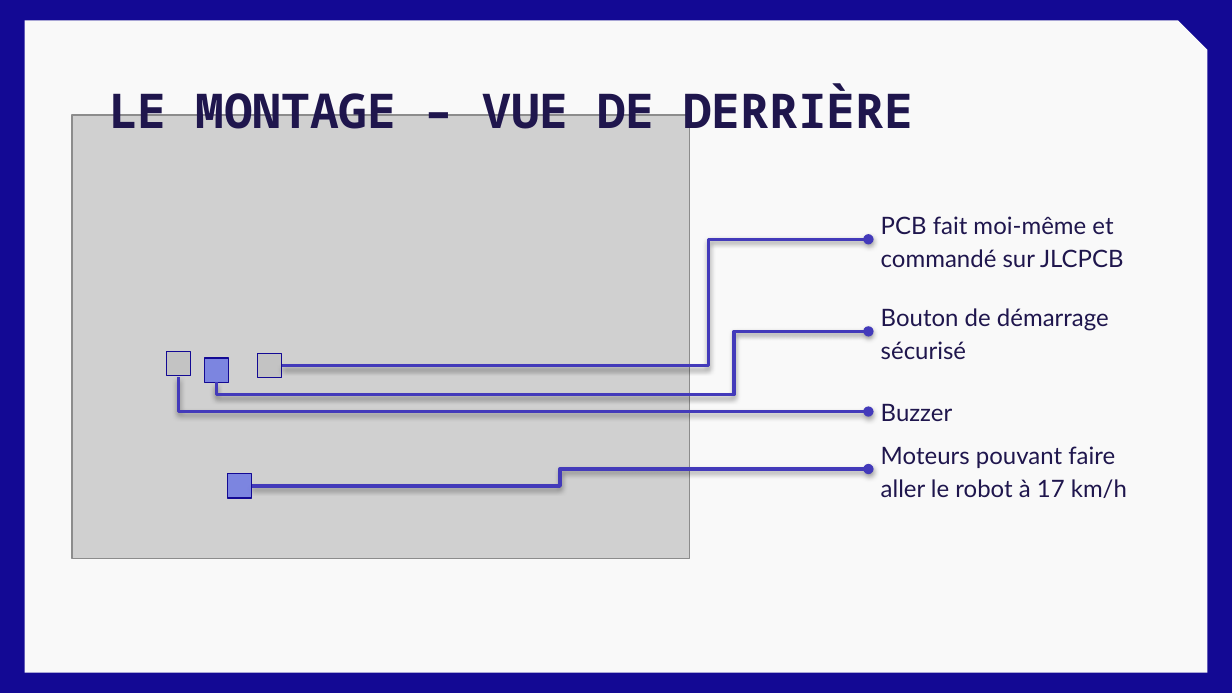
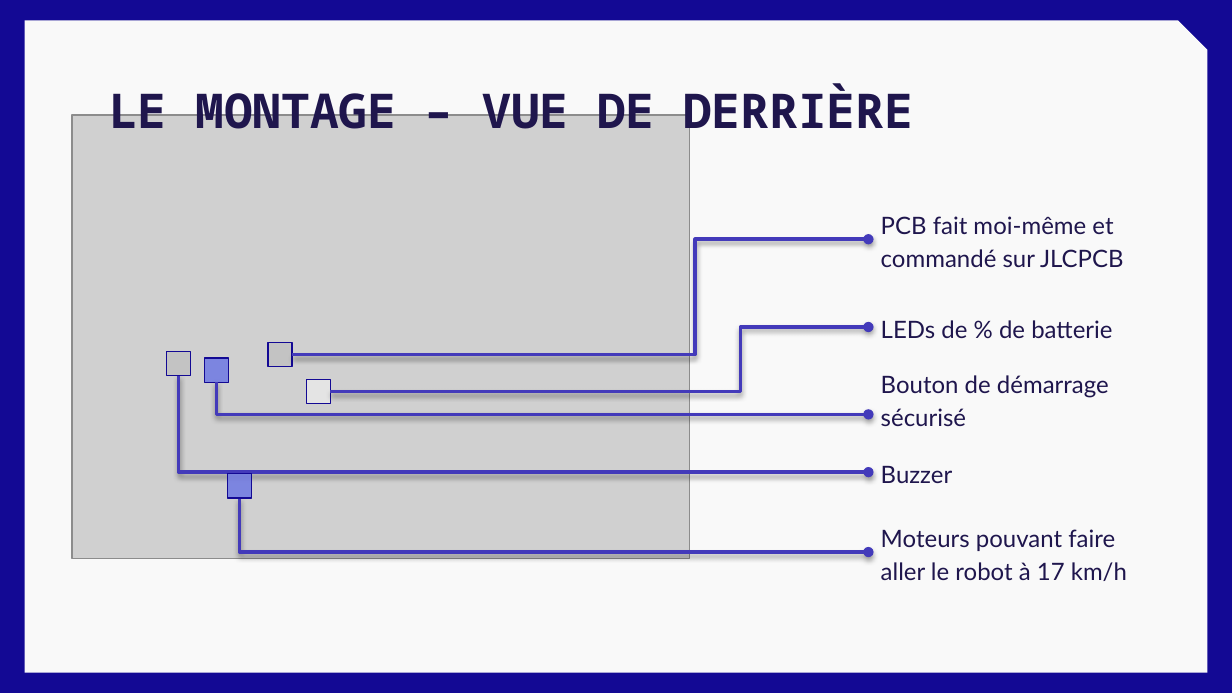
Before and after one commit to bananasmoothii/micromouse, a slide deck: slide 9 of Rendu/Presentation Soutenance.pptx. Drawn at 1232x693 pixels with LibreOffice and Linux fonts; fonts in the diff are those of the drawing; grey boxes stand for pictures; background and template pictures are left out. Boxes give left, top, right and bottom in pixels: in the first picture for what was removed or moved away, otherwise in the second. Text is boxed around its words. In the diff, an @@ line names an element or a change of style, - is before the commit and + after.

```diff
--- a/Rendu/Presentation Soutenance.pptx
+++ b/Rendu/Presentation Soutenance.pptx
@@ elbow arrow moved from (869, 239) - (282, 366) to (869, 239) - (292, 355) @@
@@ elbow arrow added from (330, 392) to (869, 326), #433ABA 2 pt @@
@@ text added at (x1=881, y1=320, x2=1112, y2=338), 14 pt, text #1F164D @@
+LEDs de % de batterie
@@ rectangle moved from (x1=257, y1=354, x2=282, y2=378) to (x1=267, y1=342, x2=292, y2=367) @@
@@ text "Bouton de démarrage sécurisé" moved from (x1=881, y1=308, x2=1109, y2=359) to (x1=881, y1=375, x2=1109, y2=426) @@
@@ elbow arrow moved from (869, 411) - (179, 377) to (869, 472) - (179, 376) @@
@@ elbow arrow moved from (869, 331) - (217, 382) to (869, 414) - (217, 382) @@
@@ rectangle added at (x1=307, y1=379, x2=331, y2=404), fill #E8E8E8 at 87% opacity, outline #130994 0.75 pt @@
@@ text "Buzzer" moved from (x1=881, y1=404, x2=952, y2=421) to (x1=881, y1=466, x2=952, y2=483) @@
@@ elbow arrow moved from (869, 469) - (251, 485) to (869, 552) - (239, 498) @@
@@ text "Moteurs pouvant faire aller le ..." moved from (x1=881, y1=446, x2=1127, y2=498) to (x1=881, y1=529, x2=1127, y2=581) @@
```
Also in this commit, not shown: 4 other slides changed, 2 slides added, 7 other files.
